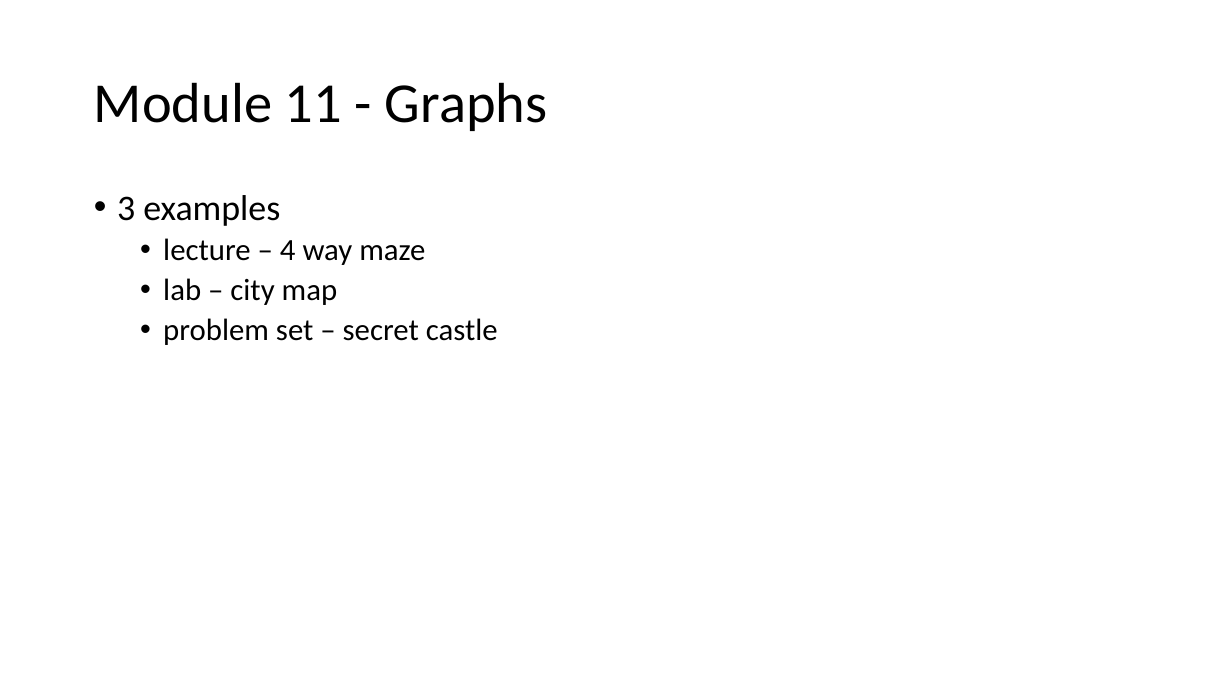
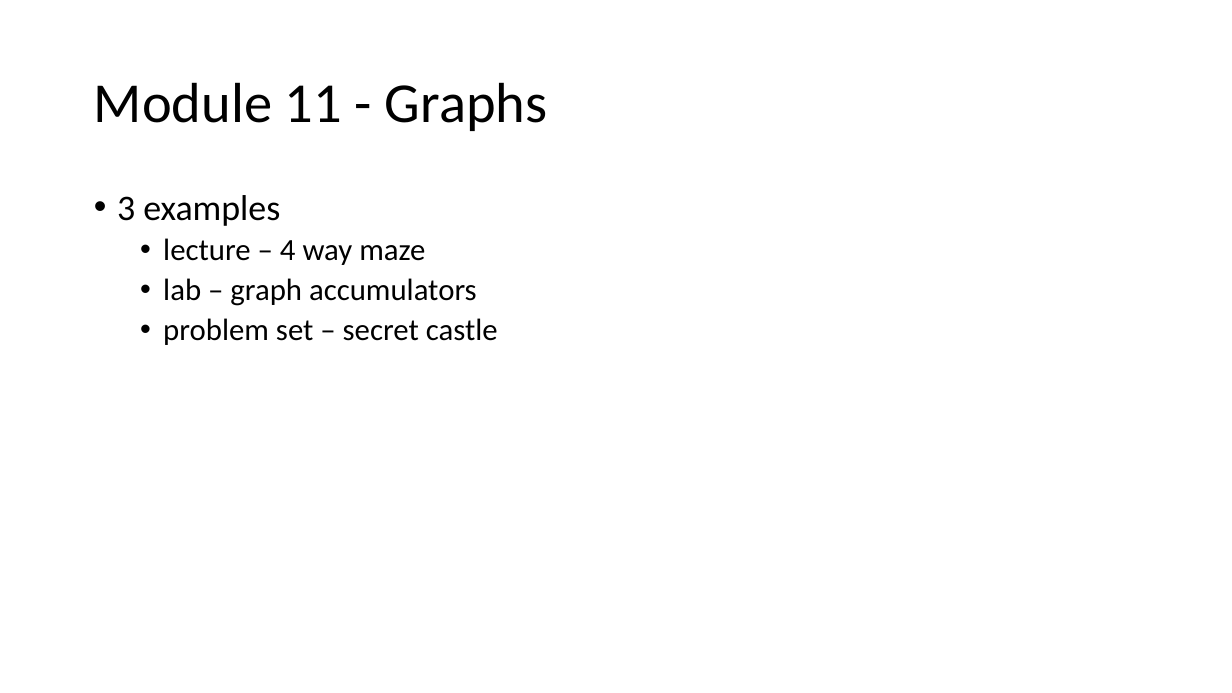
Before and after one commit to rxg/spd-materials, a slide deck: slide 21 of instructor/l20/l20-pad.pptx. Drawn at 1232x693 pixels with LibreOffice and Linux fonts; fonts in the diff are those of the drawing. Boxes give left, top, right and bottom in pixels: in the first picture for what was removed or moved away, otherwise in the second. Text is boxed around its words. In the diff, an @@ line names an element or a change of style, - is before the commit and + after.

Commit message:
updated description of graph lab.

```diff
--- a/instructor/l20/l20-pad.pptx
+++ b/instructor/l20/l20-pad.pptx
@@ text at <box>163,278,477,306</box>: text changed @@
-  • lab – city map
+  • lab – graph accumulators
```
Also in this commit, not shown: 1 other file.
